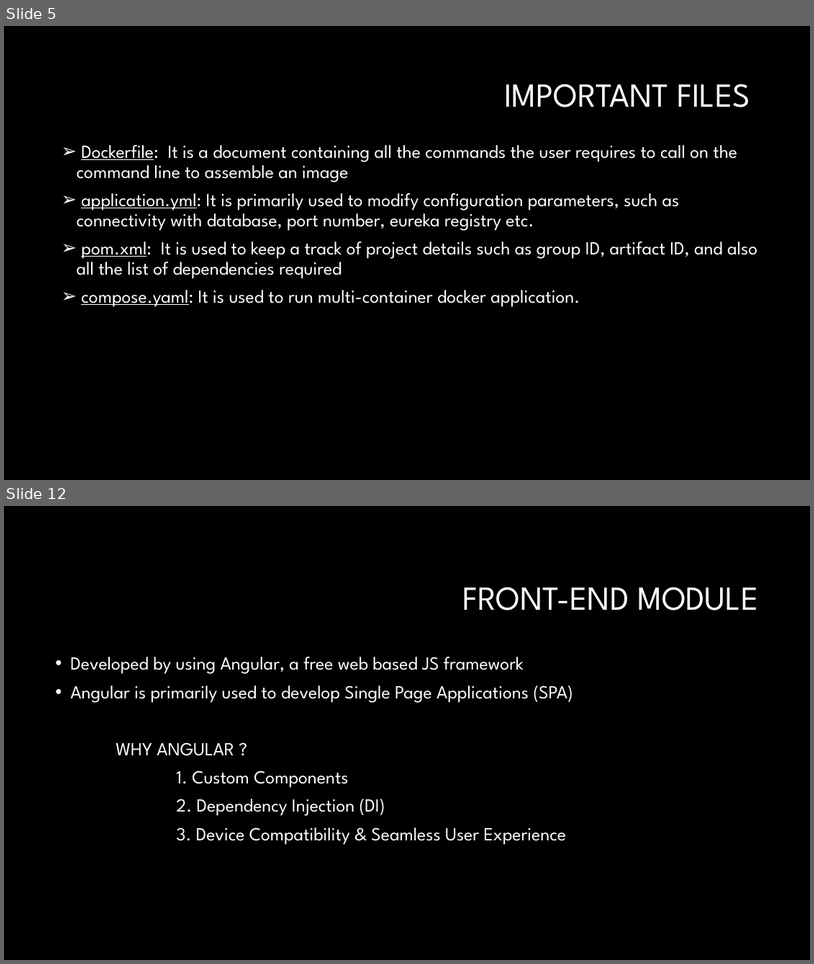
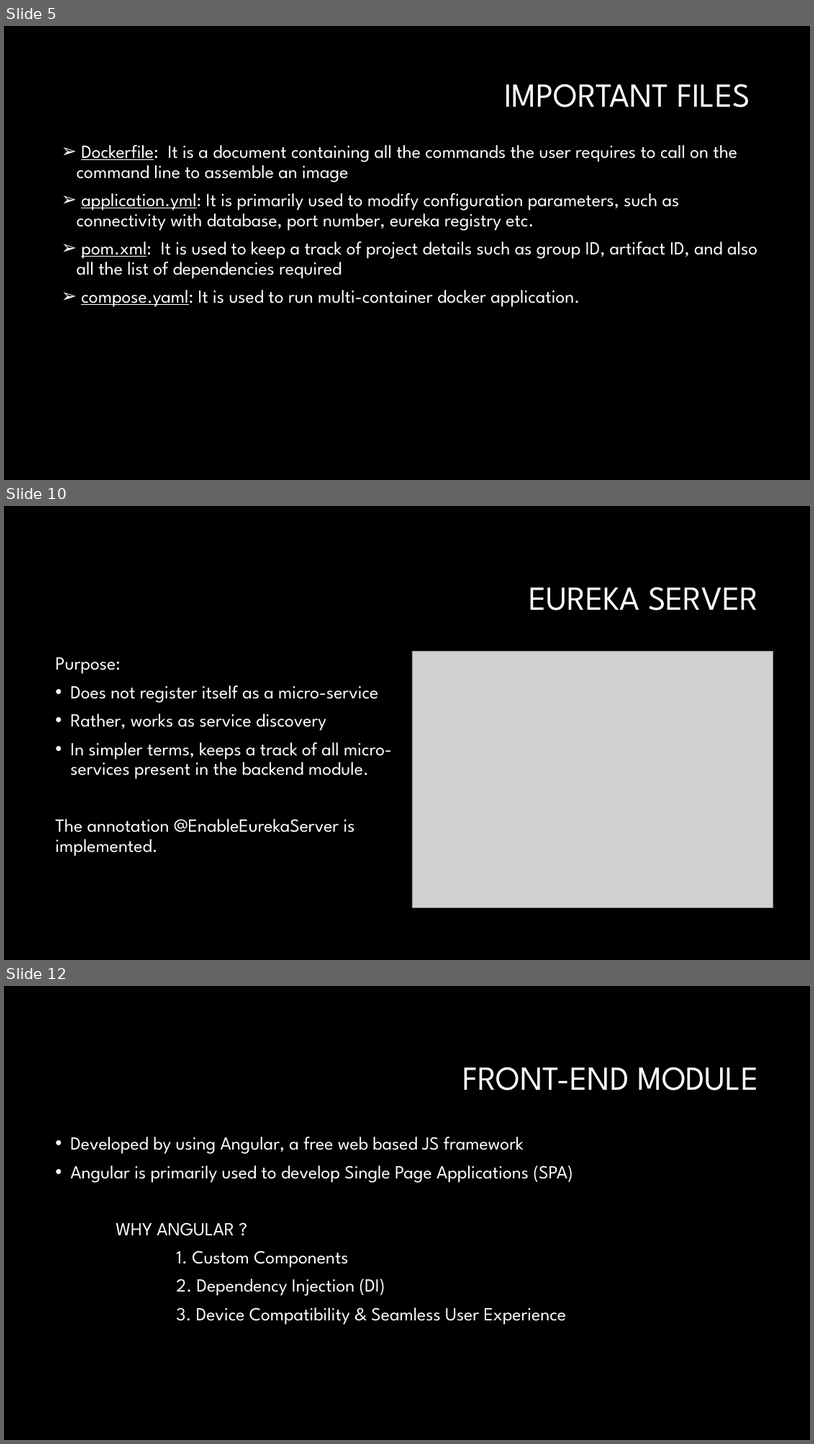
Before and after one commit to ashimaakash03/food-delivery-app, a slide deck: FOOD DELIVERY APPLICATION.pptx. Shown one above the other, each under a label of ours: slides 5 and 12 before the commit, slides 5, 10 and 12 after it; the slides between them are not shown. The pictures are 814x964 and 814x1444 pixels, drawn with LibreOffice and Linux fonts; fonts in the diff are those of the drawing; grey boxes stand for pictures; background and template pictures are left out. Boxes give left, top, right and bottom in pixels: in the first picture for what was removed or moved away, otherwise in the second. Text is boxed around its words. In the diff, an @@ line names an element or a change of style, - is before the commit and + after.

```diff
--- a/FOOD DELIVERY APPLICATION.pptx
+++ b/FOOD DELIVERY APPLICATION.pptx
@@ slide 10 added at box(4, 506, 810, 960), background #000000 @@
@@ title added at box(529, 587, 759, 610), 40 pt, text #FFFFFF @@
+EUREKA SERVER
@@ picture added at box(412, 651, 774, 907) @@
@@ text added at box(55, 657, 392, 856), 22 pt, text #FFFFFF @@
+Purpose:
+• Does not register itself as a micro-service
+• Rather, works as service discovery
+• In simpler terms, keeps a track of all micro-services present in the backend module.
+The annotation @EnableEurekaServer is implemented.
```
Also in this commit, not shown: 1 slide changed, 6 other slides added, 5 slides removed, 3 other files.
